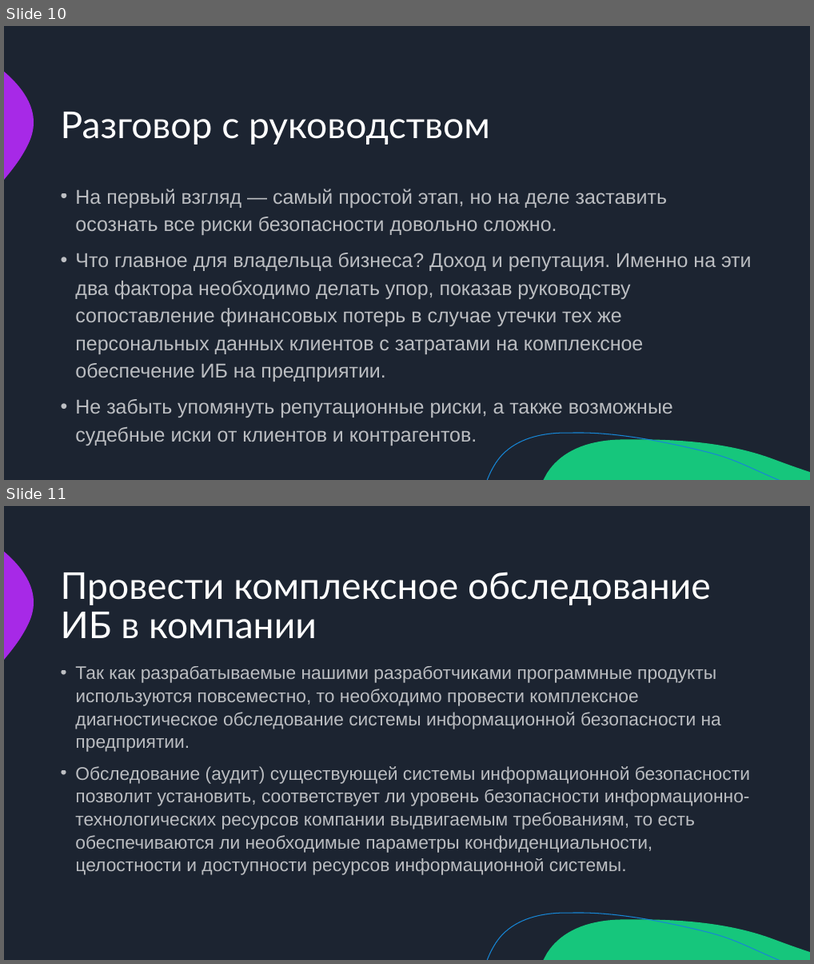
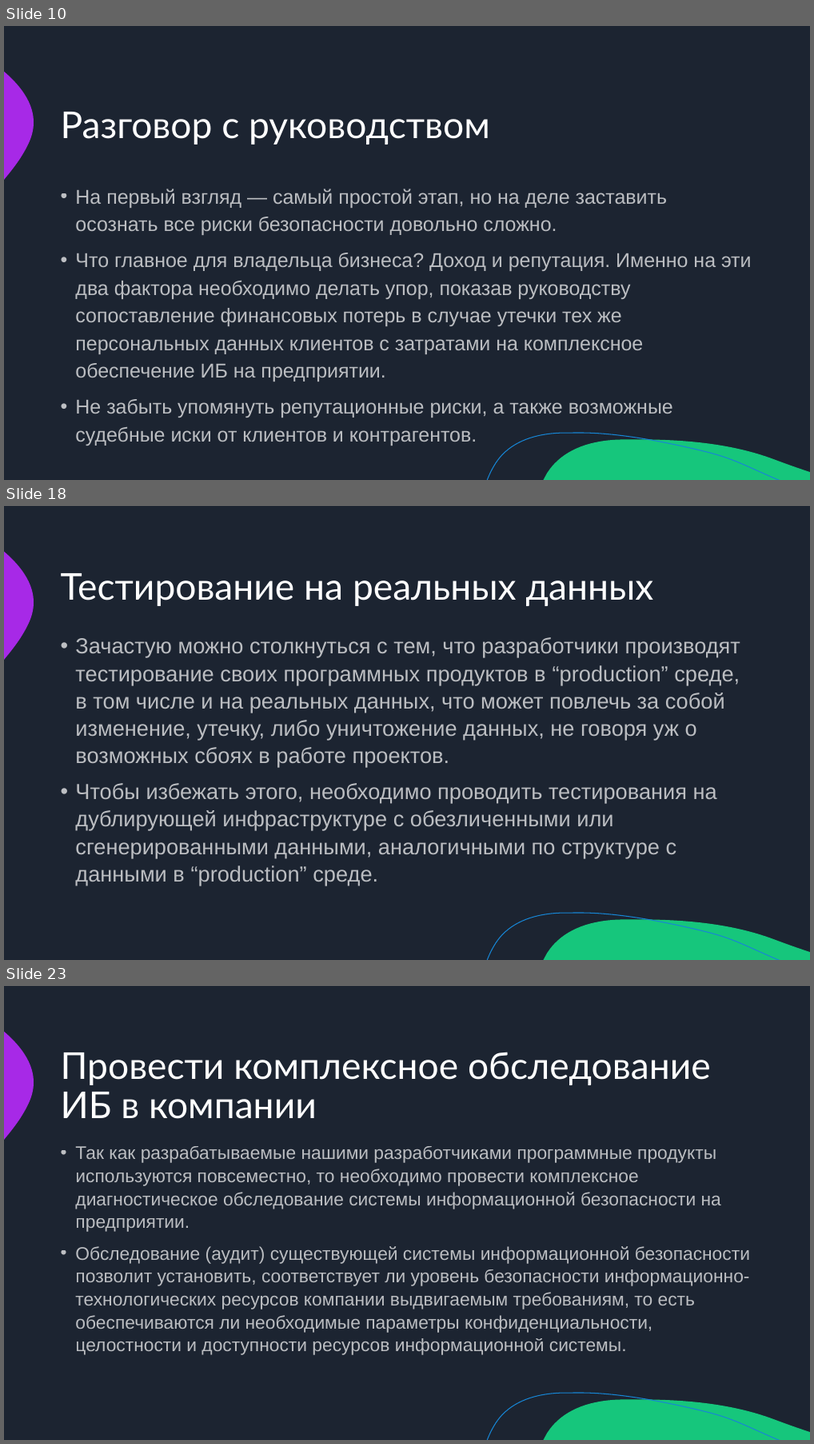
Before and after one commit to misterHush/pd, a slide deck: src/Овсянников_Презентация.pptx. Shown one above the other, each under a label of ours: slides 10 and 11 before the commit, slides 10, 18 and 23 after it; the slides between them are not shown. The pictures are 814x964 and 814x1444 pixels, drawn with LibreOffice and Linux fonts; fonts in the diff are those of the drawing. Boxes give left, top, right and bottom in pixels: in the first picture for what was removed or moved away, otherwise in the second. Text is boxed around its words. In the diff, an @@ line names an element or a change of style, - is before the commit and + after.

```diff
--- a/src/Овсянников_Презентация.pptx
+++ b/src/Овсянников_Презентация.pptx
@@ slide 18 added at bbox=[4, 506, 810, 960], background #1C2431; not listed: 3 template elements that a slide beside it also shows @@
@@ title added at bbox=[61, 573, 654, 606], 44 pt, text #FFFFFF @@
+Тестирование на реальных данных
@@ text added at bbox=[75, 637, 741, 885], 25.9 pt, text #FFFFFF at 70% opacity @@
+• Зачастую можно столкнуться с тем, что разработчики производят тестирование своих программных продуктов в “production” среде, в том числе и на реальных данных, что может повлечь за собой изменение, утечку, либо уничтожение данных, не говоря уж о возможных сбоях в работе проектов.
+• Чтобы избежать этого, необходимо проводить тестирования на дублирующей инфраструктуре с обезличенными или сгенерированными данными, аналогичными по структуре с данными в “production” среде.
@@ what was slide 11 is now slide 23 @@
```
Also in this commit, not shown: 4 slides changed, 11 other slides added.
